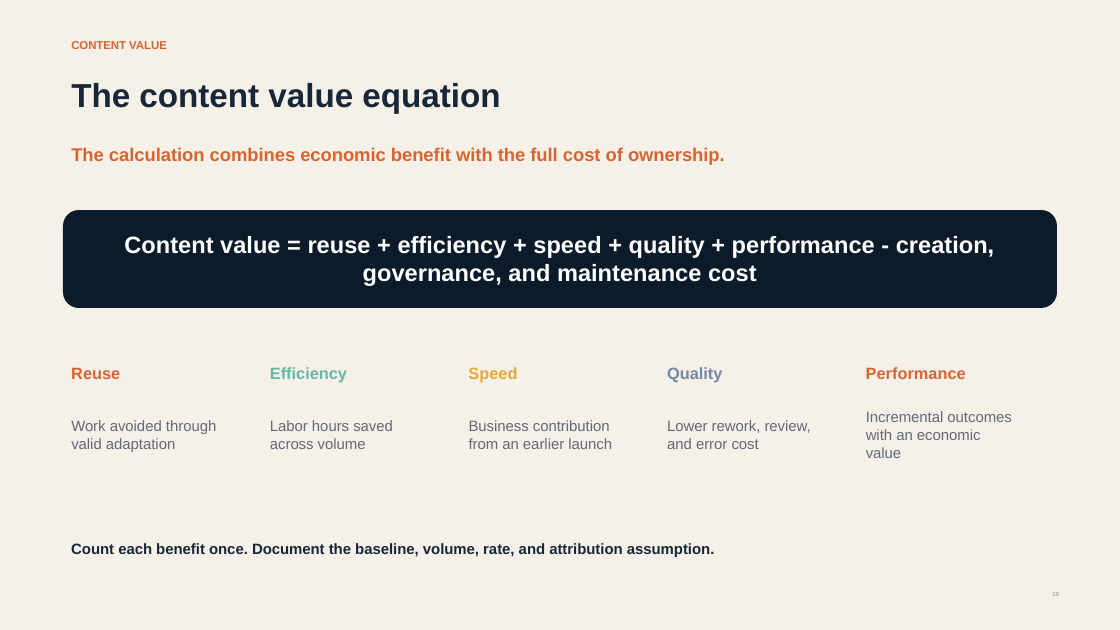
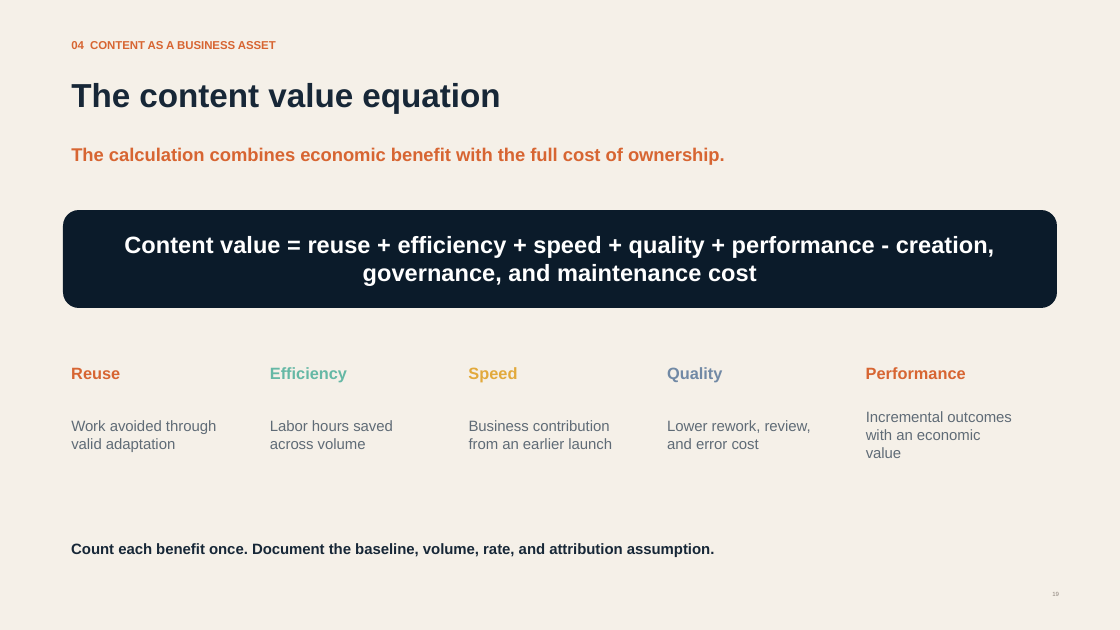
Before and after one commit to sharmiladas/sharmiladas.github.io, a slide deck: slide 19 of downloads/Unified_Content_Strategy_in_Practice.pptx. Drawn at 1120x630 pixels with LibreOffice and Linux fonts; fonts in the diff are those of the drawing. Boxes give left, top, right and bottom in pixels: in the first picture for what was removed or moved away, otherwise in the second. Text is boxed around its words. In the diff, an @@ line names an element or a change of style, - is before the commit and + after.

```diff
--- a/downloads/Unified_Content_Strategy_in_Practice.pptx
+++ b/downloads/Unified_Content_Strategy_in_Practice.pptx
@@ text at box(71, 41, 276, 49): text changed @@
-CONTENT VALUE
+04 CONTENT AS A BUSINESS ASSET
```
Also in this commit, not shown: 25 other slides changed.
